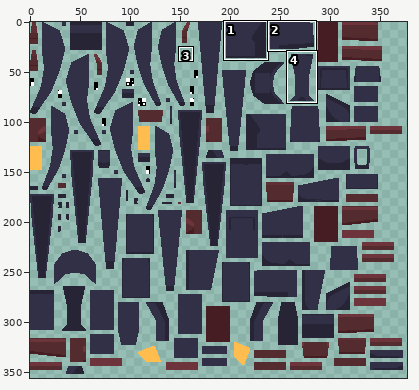
Edited in one commit: sprite sheet (QB-10 Bioweapon.png). Above, an overview of the earlier version with the close-up marked.
Close-up. Before:
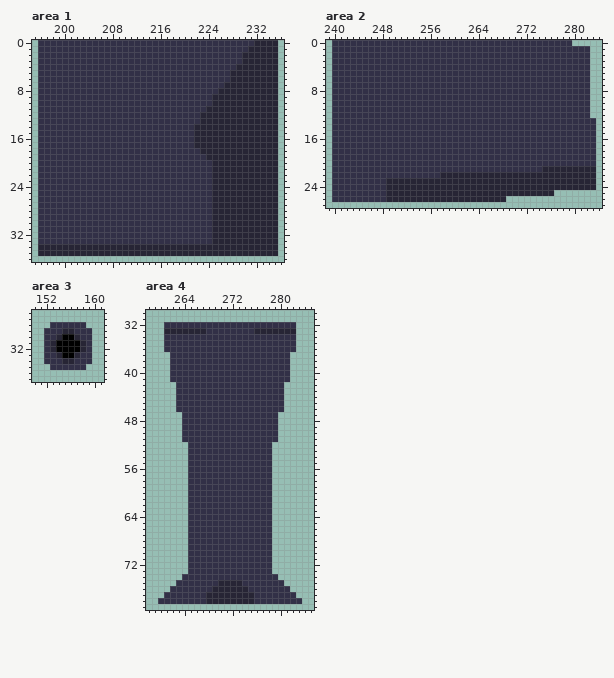
The file is 512x512 pixels. Colours within 5 levels of each other are drawn and written as one. Shown: area 1: x 195..236, y 0..36; area 2: x 239..284, y 0..27; area 3: x 150..161, y 26..37; area 4: x 258..285, y 30..79. The wide view leaves out empty margins. The commit also changed other parts of the picture, which this record leaves out.
The same view after the edit:
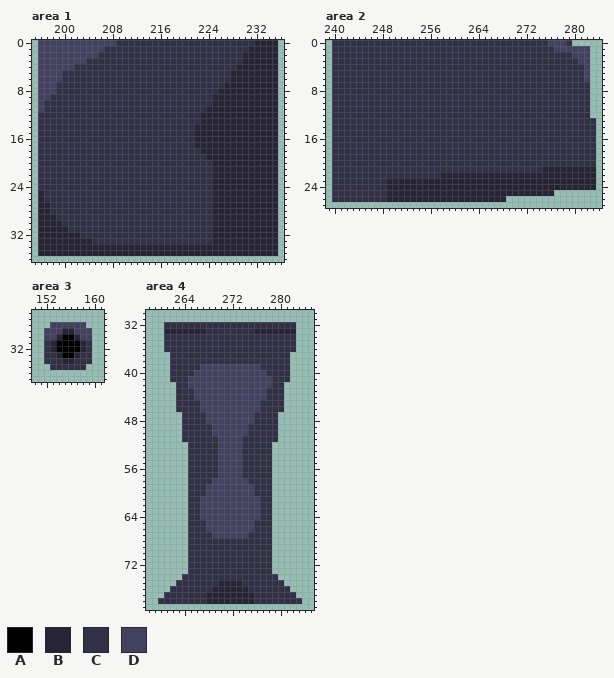
Palette (. is transparent): A #000000  B #272535  C #323047  D #43415f
The exact change:
Area 1:
y 0: x 196..208 CCCCCCCCCCCCC -> DDDDDDDDDDDDD
y 1: x 196..206 CCCCCCCCCCC -> DDDDDDDDDDD
y 2: x 196..205 CCCCCCCCCC -> DDDDDDDDDD
y 3: x 196..203 CCCCCCCC -> DDDDDDDD
y 4: x 196..201 CCCCCC -> DDDDDD
y 5..6: x 196..199 CCCC -> DDDD
y 7..8: x 196..198 CCC -> DDD
y 9: x 196..197 CC -> DD
y 10..11: x 196 C -> D
y 25..26: x 196 C -> B
y 27..28: x 196..197 CC -> BB
y 29: x 196..198 CCC -> BBB
y 30: x 196..199 CCCC -> BBBB
y 31: x 196..200 CCCCC -> BBBBB
y 32: x 196..202 CCCCCCC -> BBBBBBB
y 33: x 196..204 CCCCCCCCC -> BBBBBBBBB
Area 2:
y 0: x 276..278 CCC -> DDD
y 1: x 277..282 CCCCCC -> DDDDDD
y 2: x 280..282 CCC -> DDD
y 3: x 281..282 CC -> DD
y 4..6: x 282 C -> D
Area 3:
y 28: x 153..158 CCCCCC -> DDDDDD
y 29: x 152..154 CCC -> DDD; x 157..159 CCC -> DDD
y 30: x 152..153 CC -> DD; x 158..159 CC -> DD
Area 4:
y 39: x 267..276 CCCCCCCCCC -> DDDDDDDDDD
y 40: x 266..277 CCCCCCCCCCCC -> DDDDDDDDDDDD
y 41..42: x 265..278 CCCCCCCCCCCCCC -> DDDDDDDDDDDDDD
y 43..44: x 266..277 CCCCCCCCCCCC -> DDDDDDDDDDDD
y 45..46: x 267..276 CCCCCCCCCC -> DDDDDDDDDD
y 47..48: x 268..275 CCCCCCCC -> DDDDDDDD
y 49..50: x 269..274 CCCCCC -> DDDDDD
y 51..57: x 270..273 CCCC -> DDDD
y 58: x 269..274 CCCCCC -> DDDDDD
y 59..60: x 268..275 CCCCCCCC -> DDDDDDDD
y 61..64: x 267..276 CCCCCCCCCC -> DDDDDDDDDD
y 65..66: x 268..275 CCCCCCCC -> DDDDDDDD
y 67: x 269..274 CCCCCC -> DDDDDD
